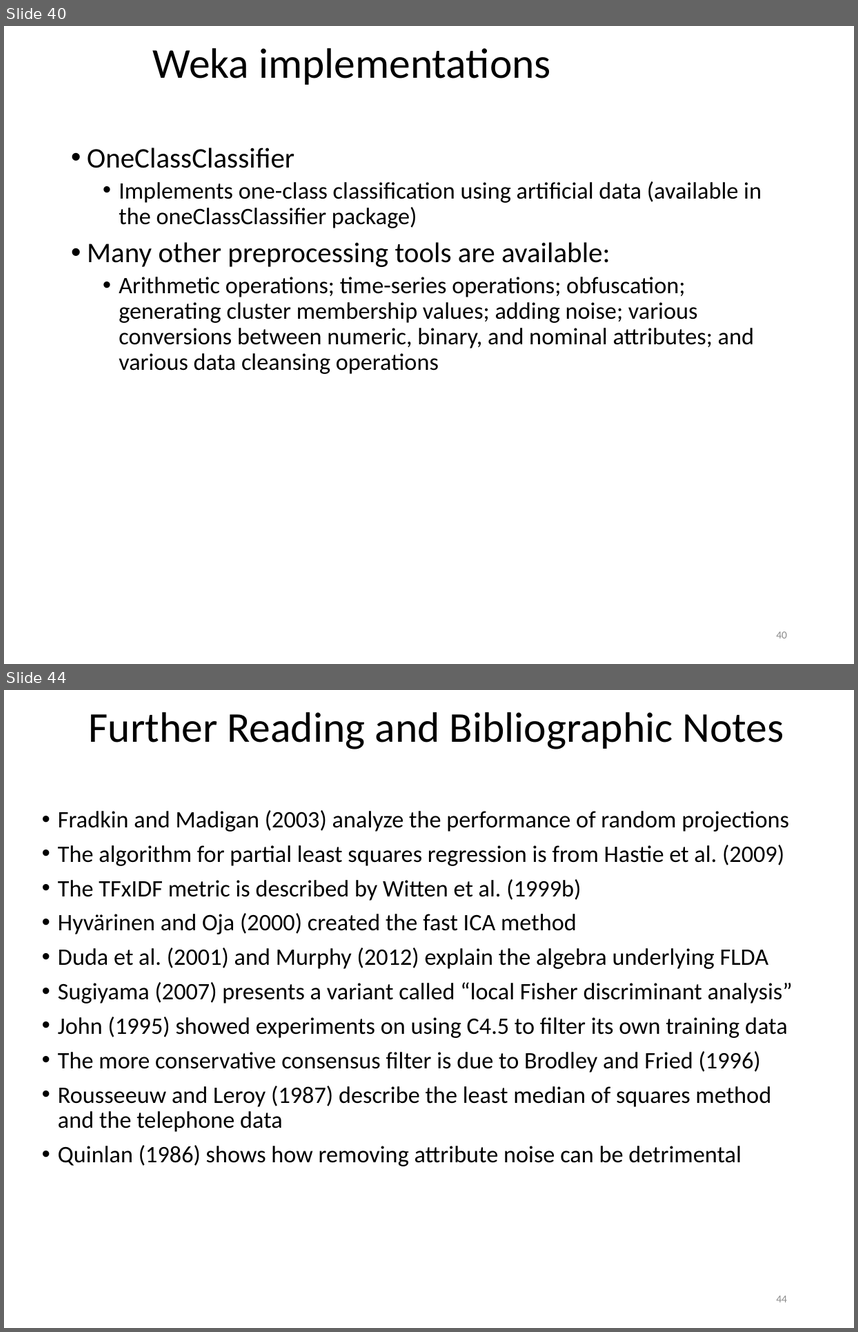
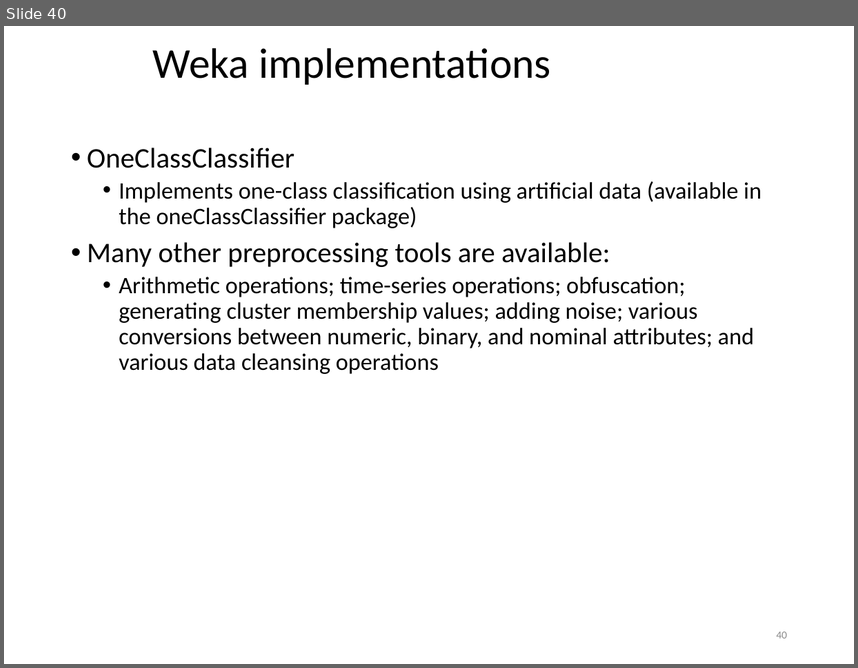
Before and after one commit to khaledmrasheed/khaledmrasheed.github.io, a slide deck: DMcourse/Chapter8.pptx. Shown one above the other, each under a label of ours: slides 40 and 44 before the commit, slide 40 after it; the slides between them are not shown. The pictures are 858x1332 and 858x668 pixels, drawn with LibreOffice and Linux fonts; fonts in the diff are those of the drawing. Boxes give left, top, right and bottom in pixels: in the first picture for what was removed or moved away, otherwise in the second. Text is boxed around its words. In the diff, an @@ line names an element or a change of style, - is before the commit and + after.

```diff
--- a/DMcourse/Chapter8.pptx
+++ b/DMcourse/Chapter8.pptx
@@ slide 44 removed at (x1=4, y1=690, x2=854, y2=1328), background #FFFFFF @@
@@ title removed at (x1=89, y1=712, x2=784, y2=749) @@
-Further Reading and Bibliographic Notes
@@ text removed at (x1=58, y1=810, x2=793, y2=1166) @@
-• Fradkin and Madigan (2003) analyze the performance of random projections
-• The algorithm for partial least squares regression is from Hastie et al. (2009)
-• The TFxIDF metric is described by Witten et al. (1999b)
-• Hyvärinen and Oja (2000) created the fast ICA method
-• Duda et al. (2001) and Murphy (2012) explain the algebra underlying FLDA
-• Sugiyama (2007) presents a variant called “local Fisher discriminant analysis”
-• John (1995) showed experiments on using C4.5 to filter its own training data
-• The more conservative consensus filter is due to Brodley and Fried (1996)
-• Rousseeuw and Leroy (1987) describe the least median of squares method and the telephone data
-• Quinlan (1986) shows how removing attribute noise can be detrimental
@@ page number removed at (x1=776, y1=1295, x2=787, y2=1302) @@
-44
```
Also in this commit, not shown: 6 other slides removed.
